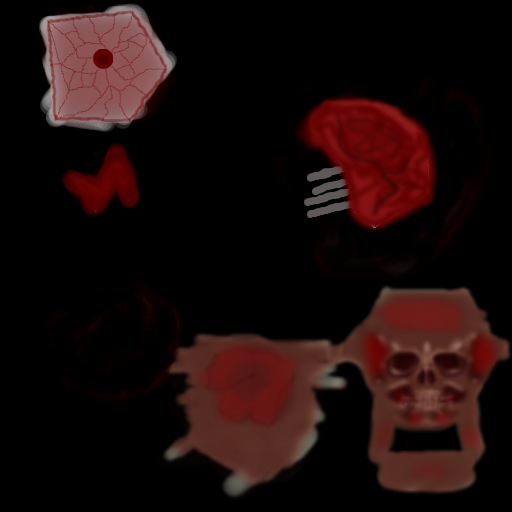
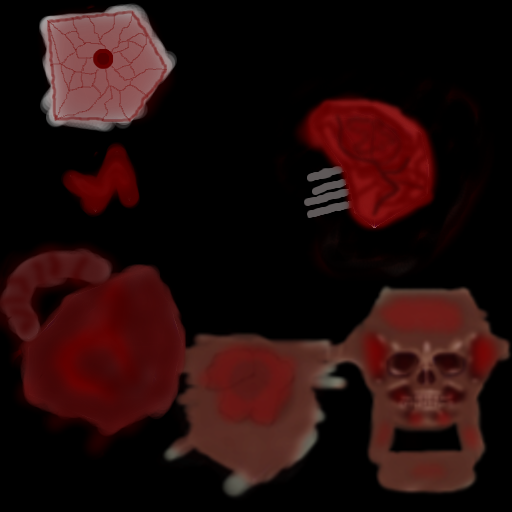
Two versions of the same layered image (512 × 512). Layer-by-layer changes:
painted on "Pasted Layer#1" over [left=0, top=241, right=192, bottom=460]
painted on "Background" over [left=6, top=259, right=183, bottom=425]
